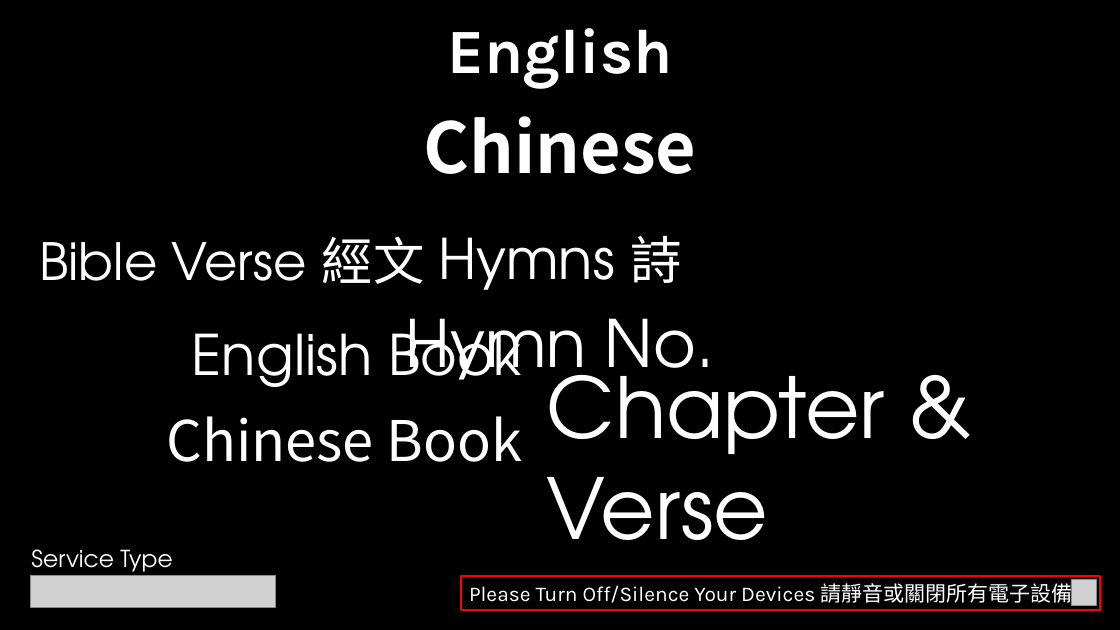
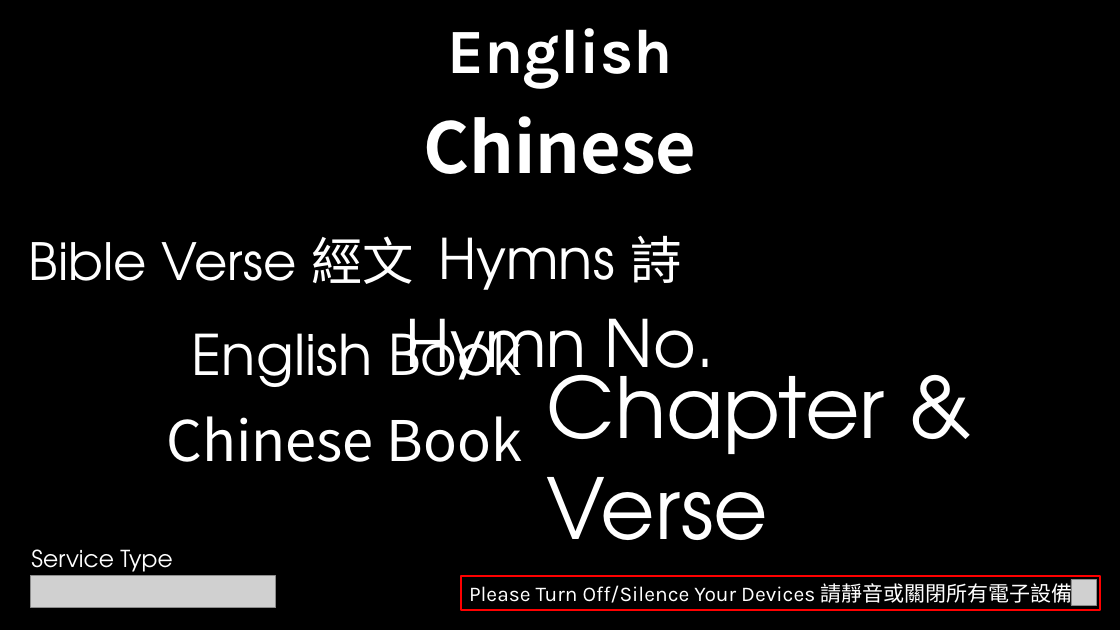
Before and after one commit to calebchanwy/tjc-powerpoint, a slide deck: slide 1 of TJCPowerPoint/Resources/ServiceWidescreen.pptx. Drawn at 1120x630 pixels with LibreOffice and Linux fonts; fonts in the diff are those of the drawing; grey boxes stand for pictures. Boxes give left, top, right and bottom in pixels: in the first picture for what was removed or moved away, otherwise in the second. Text is boxed around its words. In the diff, an @@ line names an element or a change of style, - is before the commit and + after.

```diff
--- a/TJCPowerPoint/Resources/ServiceWidescreen.pptx
+++ b/TJCPowerPoint/Resources/ServiceWidescreen.pptx
@@ text "Bible Verse 經文": place and size @@
-text "Bible Verse 經文" at (39,236,425,284)
+text "Bible Verse 經文" at (29,236,414,284)
```
Also in this commit, not shown: 16 other files.
